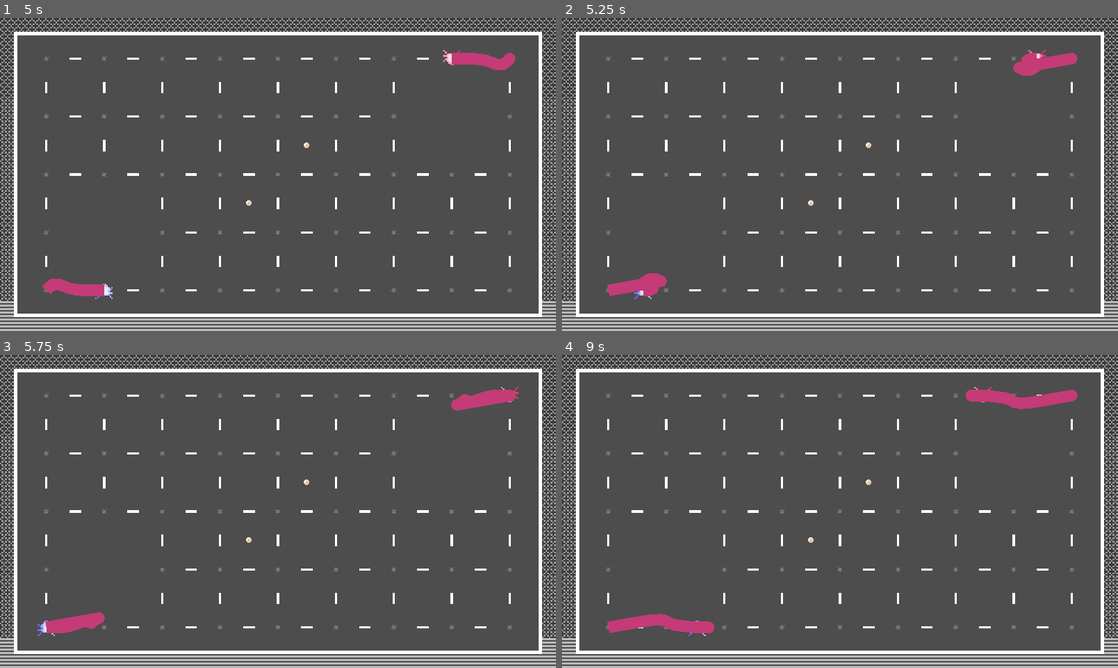
Above: before the commit, frames 1-4 (two rows, left to right).
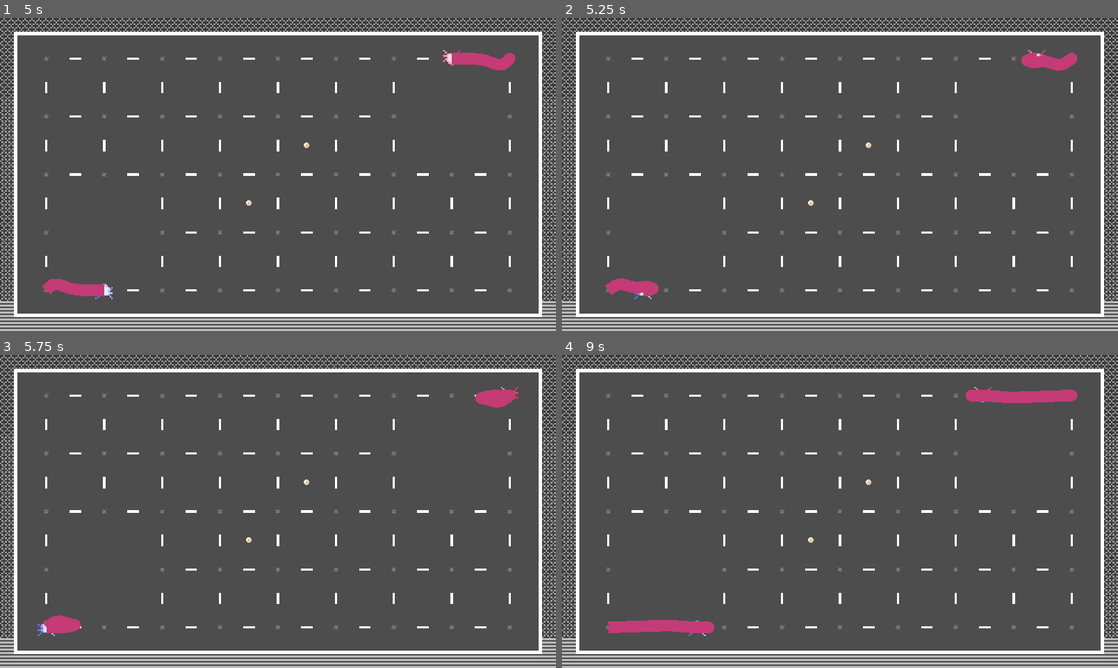
Above: after the commit, the same moments.

Repository: r8114wjbn9118/Hello-Godot-Game-Jam-1
Game: Godot game, scene res://scene/title.tscn
The game is run twice, just before and just after one commit, with the same random seed, the same clock (stepped at 60 frames per second) and the same inputs. The engine's default icon, where the game draws it, is replaced by a stand-in: a white triangle on a blue panel in a dark square.
Inputs:
- Up to frame 1 (5 s): tap Enter (ui_accept) at 0.5, 0.77, 1.52, 3.02, 3.5, 3.77, 4.25, 4.52 s; hold Z (z) 0.53-1.28 s; hold Up (ui_up) 0.53-2.03 s; tap Z (z) at 1.35, 2.85, 4.35 s; hold Z (z) 2.03-2.78 s; hold Left (ui_left) 2.03-3.53 s; hold Down (ui_down) 3.53-4.28 s; hold Z (z) 3.53-4.28 s; hold Right (ui_right) from 4.28 s (still down)
- Up to frame 2 (5.25 s): release Right (ui_right) at 5.03 s; hold Up (ui_up) from 5.03 s (still down); hold Z (z) from 5.03 s (still down)
- Up to frame 3 (5.75 s): keep holding Up (ui_up); keep holding Z (z)
- Up to frame 4 (9 s): release Up (ui_up) at 5.78 s; release Z (z) at 5.78 s; hold Right (ui_right) 5.78-8.03 s; tap Z (z) at 5.85, 7.35, 8.85 s; tap Enter (ui_accept) at 6.02, 6.77, 7.52, 8.75 s; hold Z (z) 6.53-7.28 s; hold Down (ui_down) 8.03-8.78 s; hold Z (z) 8.03-8.78 s; hold Left (ui_left) from 8.78 s (still down)

Frame 1 is identical in both runs. In frame 2, 0.4% of the frame differs, in the area x 7-93%, y 11-89%; in frame 3, 0.5%; in frame 4, 0.6%, in the area x 8-92%, y 11-89%.

Commit message:
Tail fix

Diff:
--- a/MapItems/WormTail/WormTail.gd
+++ b/MapItems/WormTail/WormTail.gd
@@ -17,35 +17,27 @@
 func setHead( WorldPos:Vector2 )-> void:
 	points[0] = WorldPos
 
+var _time = 0.0
 func _process(delta: float) -> void:
-
-	for _j in range(20): # 精度
-		var arr = points.duplicate()
-		for i in range(1, arr.size()):
-			if (arr[i] - arr[i-1]).length() >= length:
-				arr[i] = (arr[i] - arr[i-1]).normalized()* length + arr[i-1]
-				arr[i] = align_to_grid_line(arr[i])  # 僅在容許範圍內時才更新為對齊的結果
-
-		# 將節點位置對齊到網格
-
-		points = arr
+	var arr = points.duplicate()
+	for i in range(1, arr.size()):
+		if (arr[i] - arr[i-1]).length() >= length:
+			arr[i] = (arr[i] - arr[i-1]).normalized()* length + arr[i-1]
+			arr[i] = align_to_grid_line(arr[i])  # 僅在容許範圍內時才更新為對齊的結果
+	# 將節點位置對齊到網格
+	points = arr
 
 var GRID_SIZE: Vector2 = Vector2(100, 100)  # 假設網格大小為100x100
 var GRID_OFFSET: Vector2 = Vector2(80, 70)  # 網格偏移
-var MAX_DISTANCE: float = 15.0  # 容許距離
-func align_to_grid_line(pos: Vector2) -> Vector2: # 對齊到網格線上 容許距離10
+var MAX_DISTANCE: float = 45.0  # 容許距離
+func align_to_grid_line(pos: Vector2) -> Vector2: # 對齊到網格線上 容許距離
 	# 計算當前與前一節點的本地坐標
 	var local_end = pos - GRID_OFFSET
 	var new_pos:Vector2 = pos
 	var grid = Vector2(
-		round(local_end.x / GRID_SIZE.x) * GRID_SIZE.x,
-		round(local_end.y / GRID_SIZE.y) * GRID_SIZE.y
-	) + GRID_OFFSET
-	var xoffset = abs(grid.x-pos.x)
-	var yoffset = abs(grid.y-pos.y)
-	if xoffset >= MAX_DISTANCE and yoffset >= MAX_DISTANCE:
-		if xoffset > yoffset:
-			new_pos.x = pos.x + (grid.x-pos.x)/abs(grid.x-pos.x) * MAX_DISTANCE
-		else:
-			new_pos.y = pos.y + (grid.y-pos.y)/abs(grid.y-pos.y) * MAX_DISTANCE
+		floor(local_end.x / GRID_SIZE.x) * GRID_SIZE.x,
+		floor(local_end.y / GRID_SIZE.y) * GRID_SIZE.y
+	) + GRID_OFFSET + GRID_SIZE/2.0
+	if (pos-grid).length() <= MAX_DISTANCE:
+		new_pos = grid+ (pos-grid).normalized() * MAX_DISTANCE
 	return new_pos
--- a/MapItems/worm.gd
+++ b/MapItems/worm.gd
@@ -25,7 +25,7 @@
 var body:WormTail
 func _ready() -> void:
 	if !Engine.is_editor_hint():
-		body = WormTail.new(position, 30, 10)
+		body = WormTail.new(position, 70, 10)
 
 		get_parent().call_deferred("add_child", body)
 
